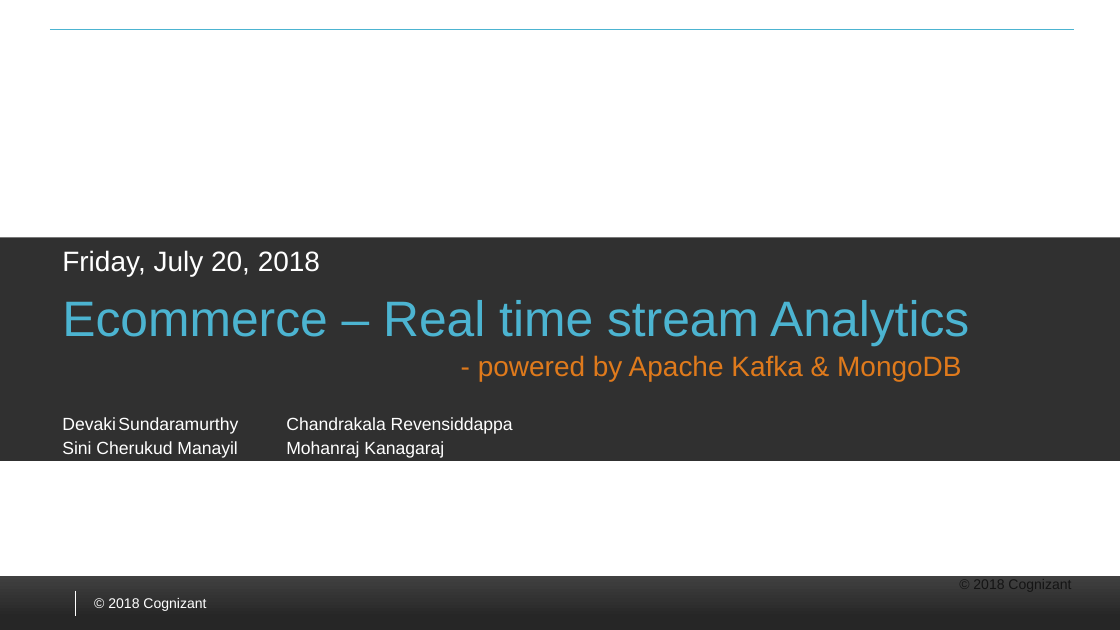
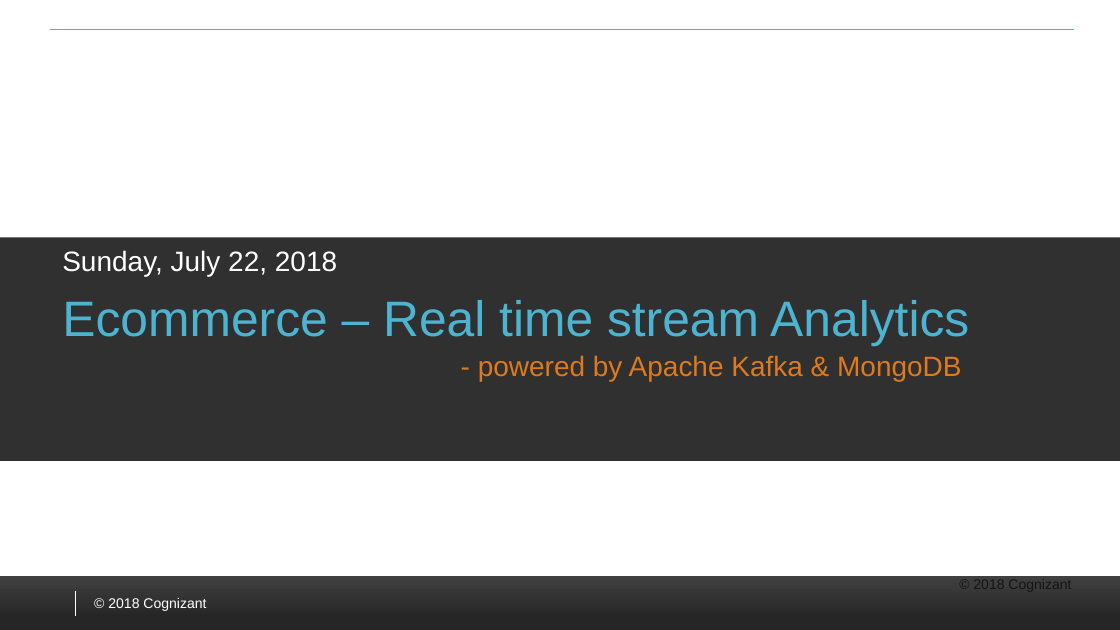
Before and after one commit to RAI-POC/EcommRAI, a slide deck: slide 1 of RAI_Ecomm.pptx. Drawn at 1120x630 pixels with LibreOffice and Linux fonts; fonts in the diff are those of the drawing; background and template pictures are left out. Boxes give left, top, right and bottom in pixels: in the first picture for what was removed or moved away, otherwise in the second. Text is boxed around its words. In the diff, an @@ line names an element or a change of style, - is before the commit and + after.

```diff
--- a/RAI_Ecomm.pptx
+++ b/RAI_Ecomm.pptx
@@ text at box(62, 250, 337, 276): text changed @@
-Friday, July 20, 2018
+Sunday, July 22, 2018
@@ text removed at box(62, 417, 444, 458) @@
-Devaki Sundaramurthy Chandrakala Revensiddappa
-Sini Cherukud Manayil Mohanraj Kanagaraj
```
Also in this commit, not shown: 5 other slides changed.
